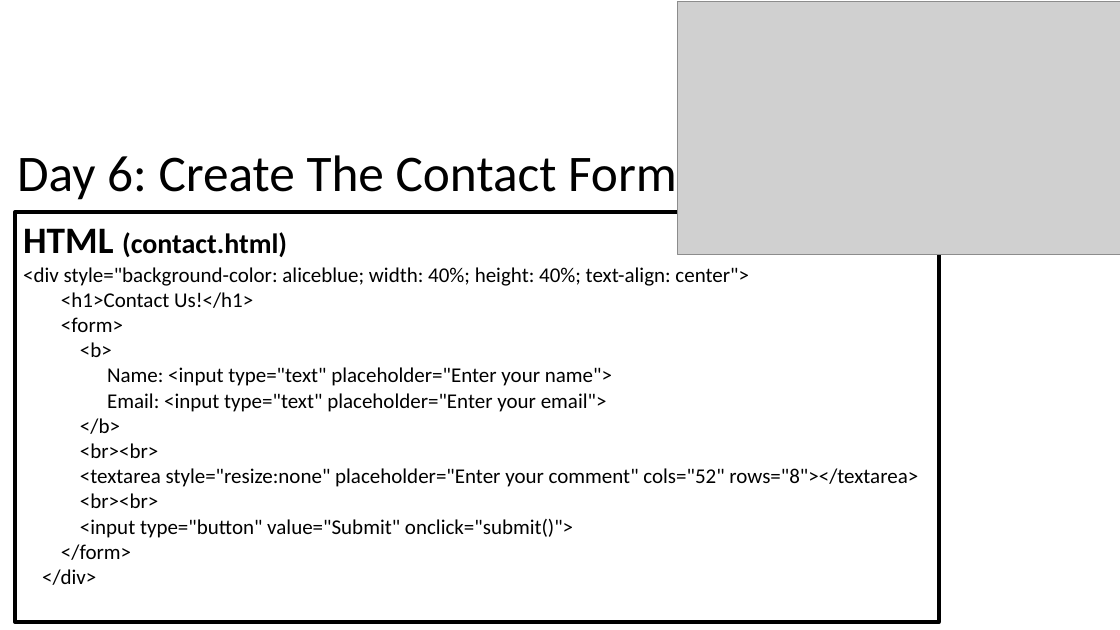
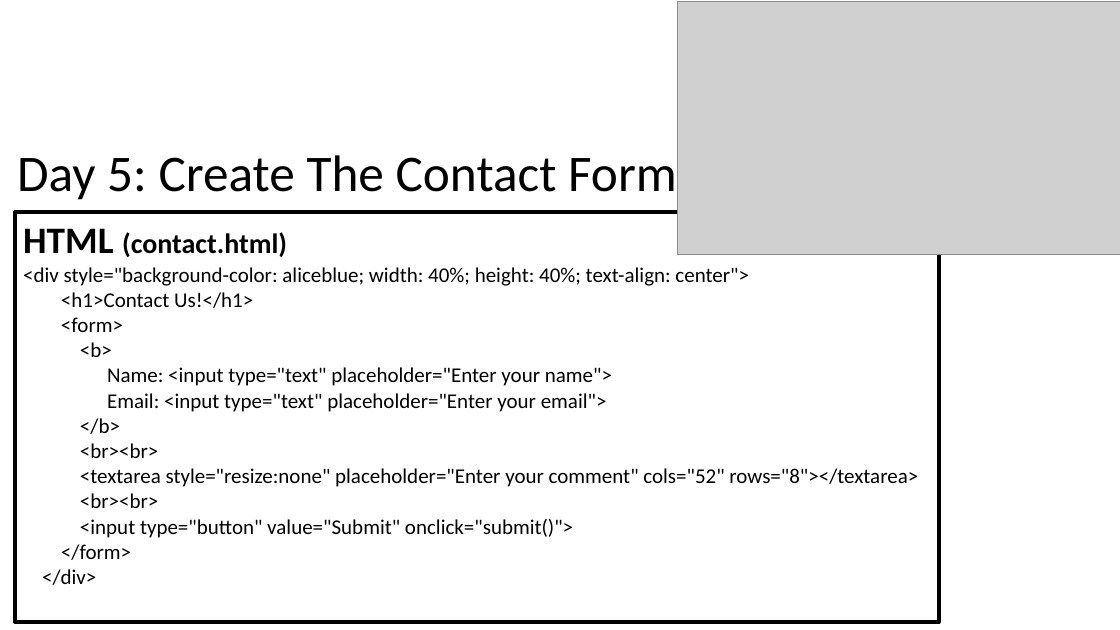
Before and after one commit to MrJoshGross/Course-Curricular-Material, a slide deck: slide 15 of Computer Science Principles/Projects/Project 3/Project 3 Checklist.pptx. Drawn at 1120x630 pixels with LibreOffice and Linux fonts; fonts in the diff are those of the drawing; grey boxes stand for pictures. Boxes give left, top, right and bottom in pixels: in the first picture for what was removed or moved away, otherwise in the second. Text is boxed around its words. In the diff, an @@ line names an element or a change of style, - is before the commit and + after.

```diff
--- a/Computer Science Principles/Projects/Project 3/Project 3 Checklist.pptx
+++ b/Computer Science Principles/Projects/Project 3/Project 3 Checklist.pptx
@@ title at (17,155,677,200): text changed @@
-Day 6: Create The Contact Form
+Day 5: Create The Contact Form
```
Also in this commit, not shown: 4 other slides changed.
